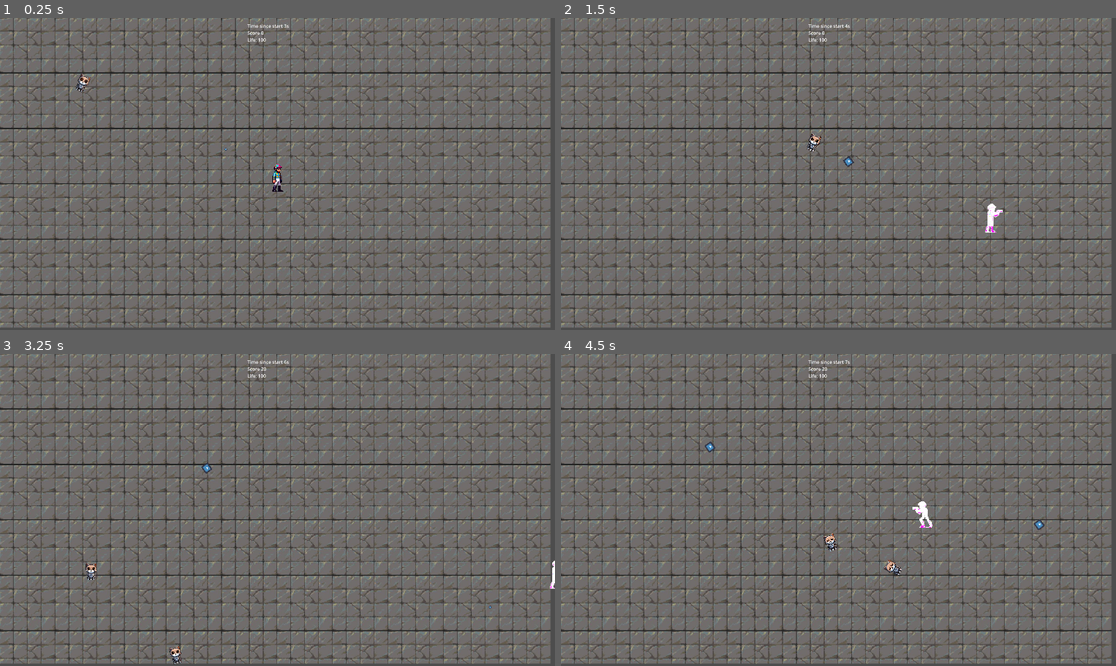
Above: before the commit, frames 1-4 (two rows, left to right).
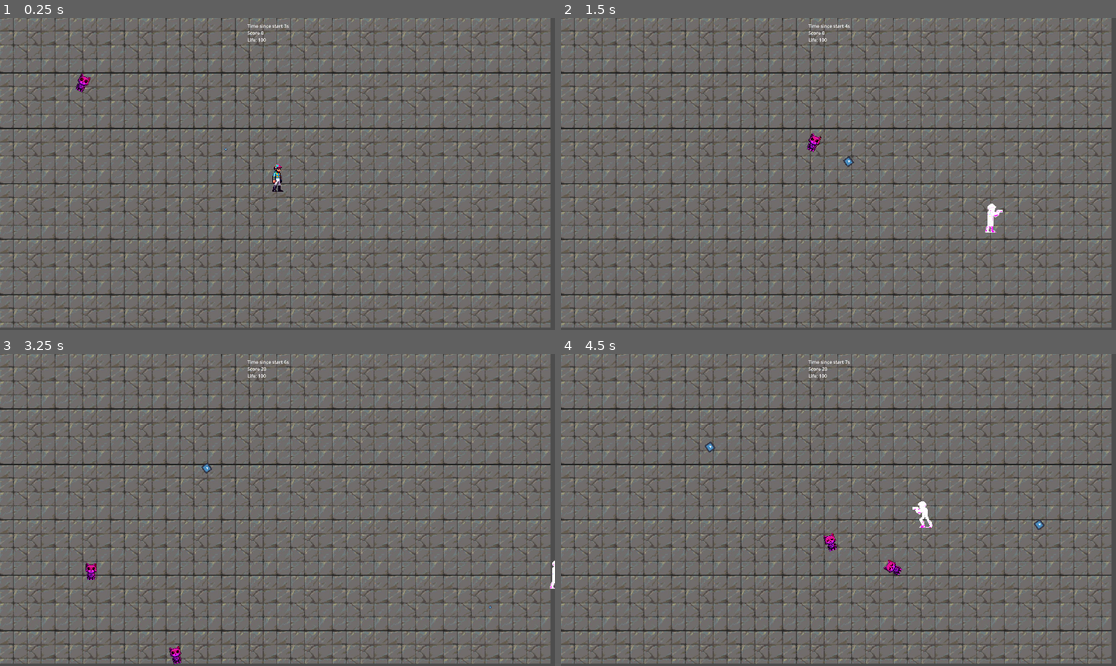
Above: after the commit, the same moments.

Repository: elVariable/gamejam
Game: Godot game, scene res://scenes/levels/main.tscn
Same seed, same stepped clock (60 frames per second), same inputs: the game is played once before the commit and once after it. The engine's default icon, where the game draws it, is replaced by a stand-in: a white triangle on a blue panel in a dark square.
Inputs:
- Up to frame 1 (0.25 s): no input
- Up to frame 2 (1.5 s): hold D (Right) 0.53-1.28 s; tap U (Fire0) at 0.6 s; hold S (Down) from 1.28 s (still down); tap I (Fire1) at 1.35 s
- Up to frame 3 (3.25 s): release S (Down) at 2.03 s; hold D (Right) 2.03-2.78 s; tap O (Fire2) at 2.1 s; hold W (Up) from 2.78 s (still down); tap P (Fire3) at 2.85 s
- Up to frame 4 (4.5 s): release W (Up) at 3.53 s; hold A (Left) from 3.53 s (still down); tap U (Fire0) at 3.6 s; tap I (Fire1) at 4.35 s

The runs differ from the first frame. In frame 1, less than 0.1% of the frame differs, in the area x 13-17%, y 17-24%; in frame 2, less than 0.1%; in frame 3, 0.1%, in the area x 15-33%, y 67-100%; in frame 4, 0.1%.

Commit message:
Setup subclasses

Diff:
--- a/scenes/levels/main.tscn
+++ b/scenes/levels/main.tscn
@@ -2,7 +2,7 @@
 
 [ext_resource type="Script" path="res://scripts/main.gd" id="1_0n7wh"]
 [ext_resource type="PackedScene" uid="uid://culh4svls8ec1" path="res://scenes/prefabs/player.tscn" id="2_mcm3w"]
-[ext_resource type="PackedScene" uid="uid://tn60djfck7wo" path="res://scenes/prefabs/enemy.tscn" id="3_d6ym8"]
+[ext_resource type="PackedScene" uid="uid://tn60djfck7wo" path="res://scenes/prefabs/enemies/enemy.tscn" id="3_d6ym8"]
 [ext_resource type="PackedScene" uid="uid://dll22mutbq5yo" path="res://scenes/ui.tscn" id="4_tjnvw"]
 [ext_resource type="Texture2D" uid="uid://d1lyejfyi14dn" path="res://Assets/Texture/ConcretTile.jpg" id="5_ukeum"]
 
--- a/scenes/prefabs/enemy.tscn
+++ b/scenes/prefabs/enemies/enemy.tscn
@@ -1,7 +1,7 @@
 [gd_scene load_steps=7 format=3 uid="uid://tn60djfck7wo"]
 
-[ext_resource type="Script" path="res://scripts/enemy.gd" id="1_trtck"]
-[ext_resource type="Texture2D" uid="uid://by0bxbmdnt8fk" path="res://Assets/Enemies/enemy1.png" id="2_p45ub"]
+[ext_resource type="Script" path="res://scripts/enemies/enemy.gd" id="1_dg030"]
+[ext_resource type="Texture2D" uid="uid://by0bxbmdnt8fk" path="res://Assets/Enemies/enemy1.png" id="2_ocmde"]
 
 [sub_resource type="RectangleShape2D" id="RectangleShape2D_27qgf"]
 size = Vector2(29, 49)
@@ -33,13 +33,14 @@
 [node name="Enemy" type="CharacterBody2D" groups=["Enemies"]]
 collision_layer = 2
 collision_mask = 3
-script = ExtResource("1_trtck")
+script = ExtResource("1_dg030")
 
 [node name="Icon" type="Sprite2D" parent="."]
 unique_name_in_owner = true
+modulate = Color(1, 0.0941176, 1, 1)
 position = Vector2(-1.90735e-06, 1)
 scale = Vector2(0.277344, 0.277344)
-texture = ExtResource("2_p45ub")
+texture = ExtResource("2_ocmde")
 hframes = 4
 vframes = 4
 
--- /dev/null
+++ b/scenes/prefabs/enemies/grumpy_the_cat.tscn
@@ -0,0 +1,10 @@
+[gd_scene load_steps=3 format=3 uid="uid://dqx2dkvcmquyf"]
+
+[ext_resource type="PackedScene" uid="uid://tn60djfck7wo" path="res://scenes/prefabs/enemies/enemy.tscn" id="1_gt67b"]
+[ext_resource type="Script" path="res://scripts/enemies/grumpy_the_cat.gd" id="2_typaw"]
+
+[node name="Enemy" instance=ExtResource("1_gt67b")]
+script = ExtResource("2_typaw")
+
+[node name="Icon" parent="." index="0"]
+modulate = Color(1, 1, 1, 1)
--- a/scripts/enemy.gd
+++ b/scripts/enemies/enemy.gd
@@ -1,4 +1,6 @@
 extends CharacterBody2D
+
+class_name Enemy
 
 var speed = 500 # pixel per second
 var health = 100
@@ -10,7 +12,6 @@
 func _ready():
     #speed = get_node("%Player").speed * 0.7
     pass
-
 
 # Called every frame. 'delta' is the elapsed time since the previous frame.
 func _process(delta):
--- /dev/null
+++ b/scripts/enemies/grumpy_the_cat.gd
@@ -0,0 +1,7 @@
+extends Enemy
+
+class_name GrumpyTheCat
+
+
+func _ready():
+    pass
--- a/scripts/main.gd
+++ b/scripts/main.gd
@@ -1,7 +1,7 @@
 extends Node2D
 
 
-var enemy_scene = load("scenes/prefabs/enemy.tscn")
+var enemy_scene = load("scenes/prefabs/enemies/enemy.tscn")
 var enemy_spawn_timer = 3 # seconds
 var last_enemy_spawn_time = 0
 var current_start_difficulty = 1
